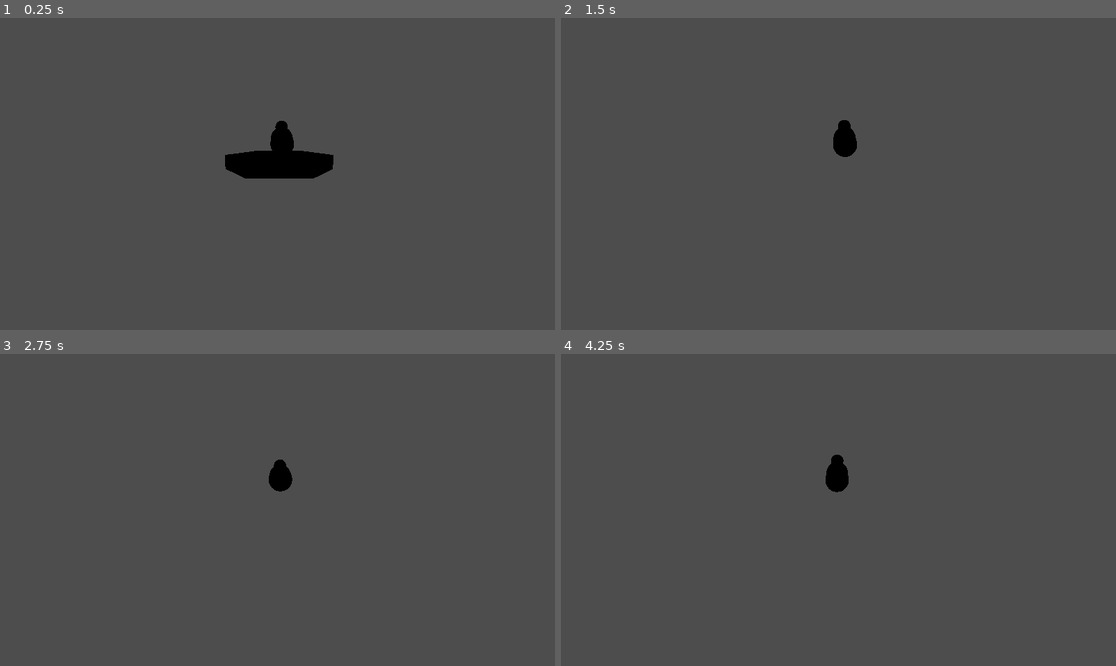
Above: before the commit, frames 1-4 (two rows, left to right).
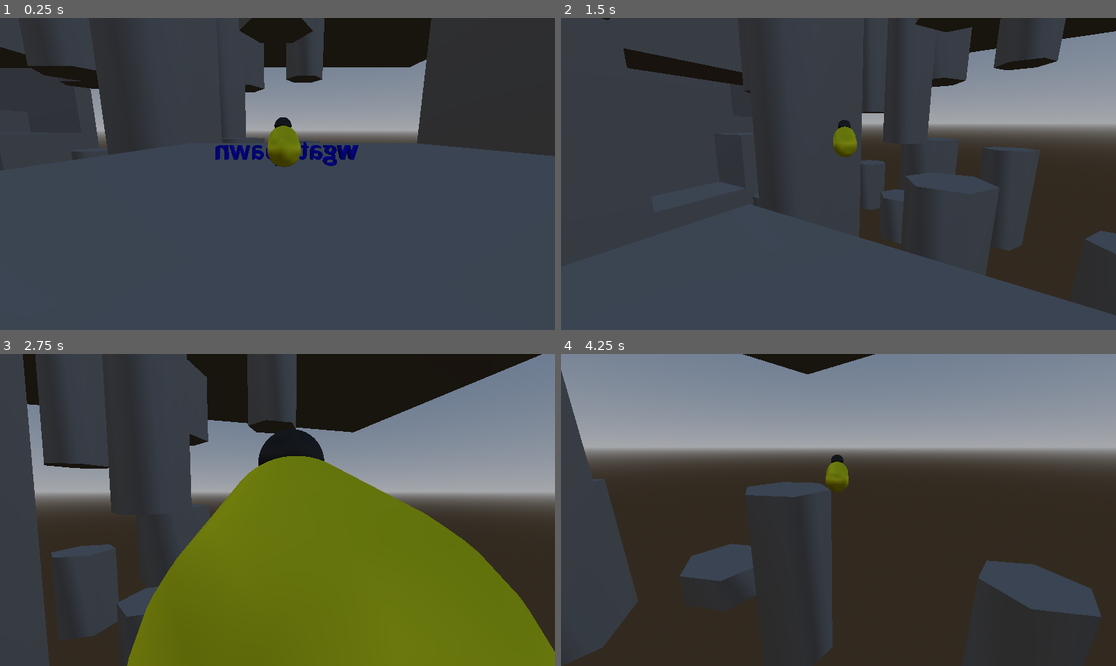
Above: after the commit, the same moments.

Repository: GunterJr/game-jam-feb
Game: Godot game, scene res://scenes/areas/main-zone.tscn
Two runs of this game, one before a commit and one after it. Both use one fixed random seed, a clock stepped at 60 frames per second and the inputs below. This scene is started directly instead of the project's main scene.
Inputs (mouse positions are in pixels of both pictures, inside the frame that each line leads up to):
- Up to frame 1 (0.25 s): no input
- Up to frame 2 (1.5 s): tap Enter (ui_accept) at 0.5 s; move the mouse to (866, 174) at 0.52 s; hold W (forward) from 0.53 s (still down); tap Shift (dash) at 0.6, 1.35 s; click (866, 174) at 0.67 s; tap Space (jump) at 0.77 s; move the mouse to (810, 174) at 1.27 s
- Up to frame 3 (2.75 s): keep holding W (forward); tap Space (jump) at 1.52 s; move the mouse to (288, 503) at 2.02 s; tap Shift (dash) at 2.1 s
- Up to frame 4 (4.25 s): keep holding W (forward); move the mouse to (832, 516) at 2.77 s; tap Shift (dash) at 2.85, 3.6 s; click (832, 516) at 2.92 s; tap Space (jump) at 3.02, 3.77 s; move the mouse to (877, 513) at 3.52 s

The runs differ from the first frame. In frame 1, 32% of the frame differs, in the area x 0-100%, y 0-52%; in frame 2, 33%; in frame 3, 82%; in frame 4, 85%, in the area x 0-100%, y 0-100%.

Commit message:
started making hive

Diff:
--- a/scenes/areas/main-zone.tscn
+++ b/scenes/areas/main-zone.tscn
@@ -1,15 +1,299 @@
 [gd_scene format=3 uid="uid://bbo2ofk01ux4r"]
 
 [ext_resource type="PackedScene" uid="uid://b3lnfnn3odxmx" path="res://scenes/actors/benson.tscn" id="1_et7hr"]
+[ext_resource type="PackedScene" uid="uid://c6dlgb1usn7cx" path="res://scenes/objects/spawnpoint.tscn" id="2_er1ne"]
+
+[sub_resource type="ProceduralSkyMaterial" id="ProceduralSkyMaterial_et7hr"]
+
+[sub_resource type="Sky" id="Sky_et7hr"]
+sky_material = SubResource("ProceduralSkyMaterial_et7hr")
+
+[sub_resource type="Environment" id="Environment_er1ne"]
+background_mode = 2
+sky = SubResource("Sky_et7hr")
 
 [node name="MainZone" type="Node3D" unique_id=1094626090]
 
-[node name="Honeycomb" type="CSGCylinder3D" parent="." unique_id=1403945326]
-use_collision = true
-height = 0.1307373
-sides = 6
-
-[node name="Benson" parent="." unique_id=193555425 instance=ExtResource("1_et7hr")]
+[node name="Benson" parent="." unique_id=193555425 node_paths=PackedStringArray("spawnpoint") instance=ExtResource("1_et7hr")]
 transform = Transform3D(1, 0, 0, 0, 1, 0, 0, 0, 1, -0.037091464, 0.2201654, -0.04039009)
+spawnpoint = NodePath("../Spawnpoint")
 
 [node name="WorldEnvironment" type="WorldEnvironment" parent="." unique_id=1187876192]
+environment = SubResource("Environment_er1ne")
+
+[node name="Spawnpoint" parent="." unique_id=71272684 instance=ExtResource("2_er1ne")]
+transform = Transform3D(1, 0, 0, 0, 1, 0, 0, 0, 1, -4.1136475, 7.605, -7.039551)
+
+[node name="Honeycombs" type="CSGCombiner3D" parent="." unique_id=1856012402]
+use_collision = true
+
+[node name="Honeycomb" type="CSGCylinder3D" parent="Honeycombs" unique_id=1403945326]
+transform = Transform3D(1, 0, 0, 0, 1, 0, 0, 0, 1, 0, -0.9673157, 0)
+use_collision = true
+radius = 2.0
+height = 2.0653687
+sides = 6
+
+[node name="Honeycomb2" type="CSGCylinder3D" parent="Honeycombs" unique_id=747024172]
+transform = Transform3D(1, 0, 0, 0, 1, 0, 0, 0, 1, 0, 12.91177, 0)
+use_collision = true
+radius = 2.0
+height = 17.758171
+sides = 6
+
+[node name="Honeycomb3" type="CSGCylinder3D" parent="Honeycombs" unique_id=1926528514]
+transform = Transform3D(1, 0, 0, 0, 1, 0, 0, 0, 1, -8, 0.016342163, -2)
+use_collision = true
+radius = 2.0
+height = 4.0326843
+sides = 6
+
+[node name="Honeycomb4" type="CSGCylinder3D" parent="Honeycombs" unique_id=1272789512]
+transform = Transform3D(1, 0, 0, 0, 1, 0, 0, 0, 1, -4, 2.008171, 5)
+use_collision = true
+radius = 2.0
+height = 8.016342
+sides = 6
+
+[node name="Honeycomb5" type="CSGCylinder3D" parent="Honeycombs" unique_id=1316330269]
+transform = Transform3D(1, 0, 0, 0, 1, 0, 0, 0, 1, -12, 0.5081711, 9)
+use_collision = true
+radius = 2.0
+height = 5.016342
+sides = 6
+
+[node name="Honeycomb6" type="CSGCylinder3D" parent="Honeycombs" unique_id=1062319150]
+transform = Transform3D(1, 0, 0, 0, 1, 0, 0, 0, 1, -8, 17.012257, -2)
+use_collision = true
+radius = 2.0
+height = 10.008171
+sides = 6
+
+[node name="Honeycomb7" type="CSGCylinder3D" parent="Honeycombs" unique_id=1303704273]
+transform = Transform3D(1, 0, 0, 0, 1, 0, 0, 0, 1, -4, 17.506128, 5)
+use_collision = true
+radius = 2.0
+height = 9.004086
+sides = 6
+
+[node name="Honeycomb8" type="CSGCylinder3D" parent="Honeycombs" unique_id=1539002404]
+transform = Transform3D(1, 0, 0, 0, 1, 0, 0, 0, 1, 6, 1.0163422, 4)
+use_collision = true
+radius = 2.0
+height = 6.0326843
+sides = 6
+
+[node name="Honeycomb9" type="CSGCylinder3D" parent="Honeycombs" unique_id=2045413477]
+transform = Transform3D(1, 0, 0, 0, 1, 0, 0, 0, 1, 6, 16.388279, 4)
+use_collision = true
+radius = 2.0
+height = 11.752043
+sides = 6
+
+[node name="Honeycomb10" type="CSGCylinder3D" parent="Honeycombs" unique_id=282751074]
+transform = Transform3D(1, 0, 0, 0, 1, 0, 0, 0, 1, 1, 0.008171082, 14)
+use_collision = true
+radius = 2.0
+height = 4.016342
+sides = 6
+
+[node name="Honeycomb11" type="CSGCylinder3D" parent="Honeycombs" unique_id=557228776]
+transform = Transform3D(1, 0, 0, 0, 1, 0, 0, 0, 1, 1, 14.506128, 14)
+use_collision = true
+radius = 2.0
+height = 15.004086
+sides = 6
+
+[node name="Honeycomb12" type="CSGCylinder3D" parent="Honeycombs" unique_id=905200456]
+transform = Transform3D(1, 0, 0, 0, 1, 0, 0, 0, 1, -7, 2.2520428, 18)
+use_collision = true
+radius = 2.0
+height = 8.504086
+sides = 6
+
+[node name="Honeycomb13" type="CSGCylinder3D" parent="Honeycombs" unique_id=1114242431]
+transform = Transform3D(1, 0, 0, 0, 1, 0, 0, 0, 1, -7, 17.73629, 18)
+use_collision = true
+radius = 2.0
+height = 9.031506
+sides = 6
+
+[node name="Honeycomb14" type="CSGCylinder3D" parent="Honeycombs" unique_id=1915838295]
+transform = Transform3D(1, 0, 0, 0, 1, 0, 0, 0, 1, 12, 2.008171, 12)
+use_collision = true
+radius = 2.0
+height = 8.016342
+sides = 6
+
+[node name="Honeycomb15" type="CSGCylinder3D" parent="Honeycombs" unique_id=930909715]
+transform = Transform3D(1, 0, 0, 0, 1, 0, 0, 0, 1, 12, 16.757149, 12)
+use_collision = true
+radius = 2.0
+height = 10.502043
+sides = 6
+
+[node name="Honeycomb16" type="CSGCylinder3D" parent="Honeycombs" unique_id=2020023232]
+transform = Transform3D(1, 0, 0, 0, 1, 0, 0, 0, 1, 7, 0.8760214, 20)
+use_collision = true
+radius = 2.0
+height = 5.752043
+sides = 6
+
+[node name="Honeycomb17" type="CSGCylinder3D" parent="Honeycombs" unique_id=2135026649]
+transform = Transform3D(1, 0, 0, 0, 1, 0, 0, 0, 1, -8, 17.012257, -2)
+use_collision = true
+radius = 2.0
+height = 10.008171
+sides = 6
+
+[node name="Honeycomb18" type="CSGCylinder3D" parent="Honeycombs" unique_id=1068687716]
+transform = Transform3D(1, 0, 0, 0, 1, 0, 0, 0, 1, 7, 0.8760214, 20)
+use_collision = true
+radius = 2.0
+height = 5.752043
+sides = 6
+
+[node name="Honeycomb19" type="CSGCylinder3D" parent="Honeycombs" unique_id=1124120022]
+transform = Transform3D(1, 0, 0, 0, 1, 0, 0, 0, 1, 7, 15.907017, 20)
+use_collision = true
+radius = 2.0
+height = 11.938011
+sides = 6
+
+[node name="Honeycomb20" type="CSGCylinder3D" parent="Honeycombs" unique_id=1436497964]
+transform = Transform3D(1, 0, 0, 0, 1, 0, 0, 0, 1, 2, 2.2190056, 29)
+use_collision = true
+radius = 4.0
+height = 8.438011
+sides = 6
+
+[node name="Honeycomb21" type="CSGCylinder3D" parent="Honeycombs" unique_id=151925979]
+transform = Transform3D(1, 0, 0, 0, 1, 0, 0, 0, 1, 2, 18.164253, 29)
+use_collision = true
+radius = 4.0
+height = 8.109503
+sides = 6
+
+[node name="Honeycomb22" type="CSGCylinder3D" parent="Honeycombs" unique_id=1921174584]
+transform = Transform3D(1, 0, 0, 0, 1, 0, 0, 0, 1, -7, -0.8904972, 26)
+use_collision = true
+radius = 3.0
+height = 2.2190056
+sides = 6
+
+[node name="SouthWall" type="CSGCombiner3D" parent="." unique_id=372922195]
+use_collision = true
+
+[node name="CSGBox3D" type="CSGBox3D" parent="SouthWall" unique_id=358404969]
+transform = Transform3D(1, 0, 0, 0, 1, 0, 0, 0, 1, -4, 0.5, -5)
+use_collision = true
+size = Vector3(13, 6, 1)
+
+[node name="CSGBox3D2" type="CSGBox3D" parent="SouthWall" unique_id=1075788925]
+transform = Transform3D(1, 0, 0, 0, 1, 0, 0, 0, 1, 0, 4, -6.5)
+use_collision = true
+size = Vector3(5, 1, 4)
+
+[node name="CSGBox3D3" type="CSGBox3D" parent="SouthWall" unique_id=19450981]
+transform = Transform3D(1, 0, 0, 0, 1, 0, 0, 0, 1, 3, 8, -6.5)
+use_collision = true
+size = Vector3(1, 7, 4)
+
+[node name="CSGBox3D4" type="CSGBox3D" parent="SouthWall" unique_id=1672130613]
+transform = Transform3D(1, 0, 0, 0, 1, 0, 0, 0, 1, -4.5, 5.5, -6.5)
+use_collision = true
+size = Vector3(4, 4, 4)
+
+[node name="CSGBox3D5" type="CSGBox3D" parent="SouthWall" unique_id=1594892606]
+transform = Transform3D(1, 0, 0, 0, 1, 0, 0, 0, 1, -1.5, 8, -10.5)
+use_collision = true
+size = Vector3(10, 7, 4)
+
+[node name="CSGBox3D6" type="CSGBox3D" parent="SouthWall" unique_id=2059100916]
+transform = Transform3D(1, 0, 0, 0, 1, 0, 0, 0, 1, -8.5, 7.5, -8.5)
+use_collision = true
+size = Vector3(4, 8, 8)
+
+[node name="CSGBox3D7" type="CSGBox3D" parent="SouthWall" unique_id=1516606007]
+transform = Transform3D(1, 0, 0, 0, 1, 0, 0, 0, 1, -3.5, 17, -12)
+use_collision = true
+size = Vector3(10, 11, 1)
+
+[node name="CSGBox3D8" type="CSGBox3D" parent="SouthWall" unique_id=1804057025]
+transform = Transform3D(0.8660254, 0, 0.5, 0, 1, 0, -0.5, 0, 0.8660254, -8.633975, 17, -11.5)
+use_collision = true
+size = Vector3(4, 11, 1)
+
+[node name="CSGBox3D9" type="CSGBox3D" parent="SouthWall" unique_id=1092824886]
+transform = Transform3D(0.8660254, 0, -0.5, 0, 1, 0, 0.5, 0, 0.8660254, 2.366025, 17, -11.5)
+use_collision = true
+size = Vector3(4, 11, 1)
+
+[node name="CSGBox3D10" type="CSGBox3D" parent="SouthWall" unique_id=776829727]
+transform = Transform3D(-4.371139e-08, 0, -1, 0, 1, 0, 1, 0, -4.371139e-08, 3.5, 17, -7.5)
+use_collision = true
+size = Vector3(7, 11, 1)
+
+[node name="CSGBox3D11" type="CSGBox3D" parent="SouthWall" unique_id=1115489772]
+transform = Transform3D(-4.371139e-08, 0, -1, 0, 1, 0, 1, 0, -4.371139e-08, -10.5, 17, -7.5)
+use_collision = true
+size = Vector3(7, 11, 1)
+
+[node name="WestWall" type="CSGCombiner3D" parent="." unique_id=84669399]
+use_collision = true
+
+[node name="CSGBox3D" type="CSGBox3D" parent="WestWall" unique_id=891903673]
+transform = Transform3D(1, 0, 0, 0, 1, 0, 0, 0, 1, 18, -0.26879883, 3.5)
+size = Vector3(5, 4.4624023, 8)
+
+[node name="CSGBox3D2" type="CSGBox3D" parent="WestWall" unique_id=2134011239]
+transform = Transform3D(1, 0, 0, 0, 1, 0, 0, 0, 1, 18, 2.5, 11)
+size = Vector3(5, 10, 7)
+
+[node name="CSGBox3D3" type="CSGBox3D" parent="WestWall" unique_id=333985589]
+transform = Transform3D(1, 0, 0, 0, 1, 0, 0, 0, 1, 19, 14.5, 7)
+size = Vector3(7, 2, 15)
+
+[node name="CSGBox3D4" type="CSGBox3D" parent="WestWall" unique_id=503340510]
+transform = Transform3D(1, 0, 0, 0, 1, 0, 0, 0, 1, 24, 3.5, 7)
+size = Vector3(7, 12, 15)
+
+[node name="CSGBox3D5" type="CSGBox3D" parent="WestWall" unique_id=1828549023]
+transform = Transform3D(1, 0, 0, 0, 1, 0, 0, 0, 1, 16.5, 19, 7)
+size = Vector3(2, 7, 15)
+
+[node name="CSGBox3D6" type="CSGBox3D" parent="WestWall" unique_id=1211786254]
+transform = Transform3D(1, 0, 0, 0, 1, 0, 0, 0, 1, 21.5, 10, -1.5)
+size = Vector3(12, 25, 2)
+
+[node name="CSGBox3D7" type="CSGBox3D" parent="WestWall" unique_id=916653570]
+transform = Transform3D(1, 0, 0, 0, 1, 0, 0, 0, 1, 21.5, 10, 15.5)
+size = Vector3(12, 25, 2)
+
+[node name="CSGBox3D8" type="CSGBox3D" parent="WestWall" unique_id=433283310]
+transform = Transform3D(1, 0, 0, 0, 1, 0, 0, 0, 1, 28.5, 10, 7)
+size = Vector3(2, 25, 19)
+
+[node name="SouthWestWall" type="CSGCombiner3D" parent="." unique_id=560870146]
+use_collision = true
+
+[node name="CSGBox3D" type="CSGBox3D" parent="SouthWestWall" unique_id=1473589217]
+transform = Transform3D(1, 0, 0, 0, 1, 0, 0, 0, 1, 5, 1, -5)
+size = Vector3(5, 7, 1)
+
+[node name="CSGBox3D2" type="CSGBox3D" parent="SouthWestWall" unique_id=614775482]
+transform = Transform3D(1, 0, 0, 0, 1, 0, 0, 0, 1, 5.5, 13, -5)
+size = Vector3(4, 17, 1)
+
+[node name="CSGBox3D3" type="CSGBox3D" parent="SouthWestWall" unique_id=1148129005]
+transform = Transform3D(1, 0, 0, 0, 1, 0, 0, 0, 1, 15, 9.5, -3.5)
+size = Vector3(1, 24, 2)
+
+[node name="CSGBox3D4" type="CSGBox3D" parent="SouthWestWall" unique_id=294642342]
+transform = Transform3D(1, 0, 0, 0, 1, 0, 0, 0, 1, 11, 9.5, -4.5)
+size = Vector3(7, 24, 2)
+
+[node name="CSGBox3D12" type="CSGBox3D" parent="." unique_id=1045895958]
+transform = Transform3D(1, 0, 0, 0, 1, 0, 0, 0, 1, -1.5, 22, 16.5)
+use_collision = true
+size = Vector3(64, 1, 58)
--- a/scripts/benson.gd
+++ b/scripts/benson.gd
@@ -127,8 +127,6 @@
 
 	move_and_slide()
 
-	print(up_direction)
-
 	current_velocity = velocity
 
 ## "Refreshes" the players flight time. This method could techincally be placed
